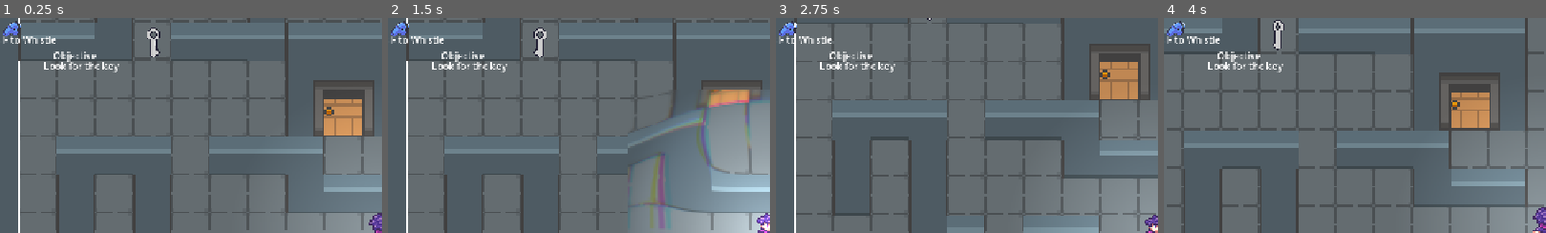
Above: before the commit, frames 1-4 (left to right).
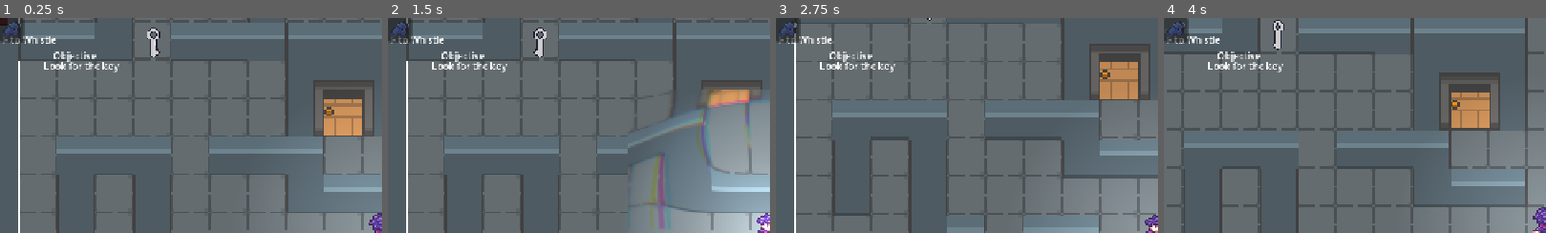
Above: after the commit, the same moments.

Repository: rstricke/Whistlefreeze52
Game: Godot game, scene res://scenes/main.tscn
The game is run twice, just before and just after one commit, with the same random seed, the same clock (stepped at 60 frames per second) and the same inputs.
Inputs (mouse positions are % of the whole screen's width and height, from its top left):
- Up to frame 1 (0.25 s): no input
- Up to frame 2 (1.5 s): click (2, 3) at 0.52 s; tap F (whistle) at 1.25, 1.35 s; hold D (move_right) from 1.28 s (still down)
- Up to frame 3 (2.75 s): tap F (whistle) at 2, 2.1 s; release D (move_right) at 2.03 s; hold S (move_down) from 2.03 s (still down)
- Up to frame 4 (4 s): tap F (whistle) at 2.75, 2.85, 3.5, 3.6 s; release S (move_down) at 2.78 s; hold D (move_right) 2.78-3.53 s; hold W (move_up) from 3.53 s (still down)
The pictures show only the part of the screen within x 0-50%, y 0-50%; the shares and areas given below are measured in that part.

The runs differ from the first frame. In frame 1, 0.7% of the frame differs, in the area x 0-7%, y 0-12%; in frame 2, 0.7%; in frame 3, 0.7%; in frame 4, 0.7%.
Error in both runs: Invalid access to property or key 'max_hp' on a base object of type 'Nil'. (res://scripts/player.gd:34)

Commit message:
Update hud.tscn

Diff:
--- a/game/scenes/hud.tscn
+++ b/game/scenes/hud.tscn
@@ -31,6 +31,14 @@
 [sub_resource type="AtlasTexture" id="AtlasTexture_047uy"]
 atlas = ExtResource("2_oo0fn")
 region = Rect2(64, 192, 64, 32)
+
+[sub_resource type="AtlasTexture" id="AtlasTexture_mphia"]
+atlas = ExtResource("2_oo0fn")
+region = Rect2(17, 2, 14, 13)
+
+[sub_resource type="AtlasTexture" id="AtlasTexture_0m4u7"]
+
+[sub_resource type="AtlasTexture" id="AtlasTexture_apjy4"]
 
 [node name="HUD" type="Control" unique_id=873675742]
 layout_mode = 3
@@ -103,5 +111,18 @@
 offset_right = 184.0
 offset_bottom = 48.0
 
+[node name="Panel" type="Panel" parent="GameMenu" unique_id=1495864507]
+layout_mode = 0
+offset_right = 40.0
+offset_bottom = 40.0
+
+[node name="TextureButton" type="TextureButton" parent="GameMenu/Panel" unique_id=1430108874]
+layout_mode = 0
+offset_right = 40.0
+offset_bottom = 40.0
+texture_normal = SubResource("AtlasTexture_mphia")
+texture_pressed = SubResource("AtlasTexture_0m4u7")
+texture_hover = SubResource("AtlasTexture_apjy4")
+
 [connection signal="pressed" from="MainMenu/PlayButton" to="." method="play"]
 [connection signal="pressed" from="MainMenu/ExitMenu" to="." method="_on_exit_menu_pressed"]
